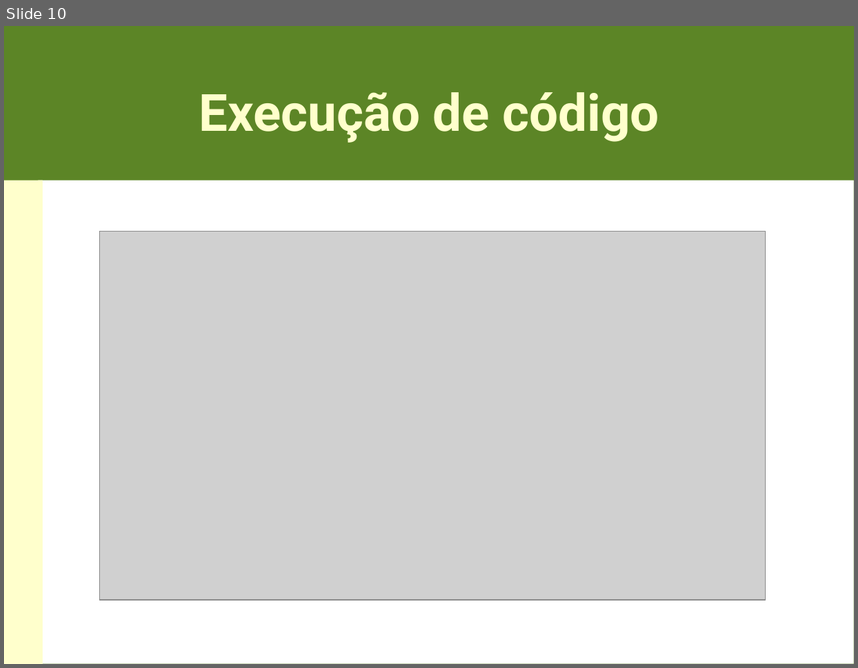
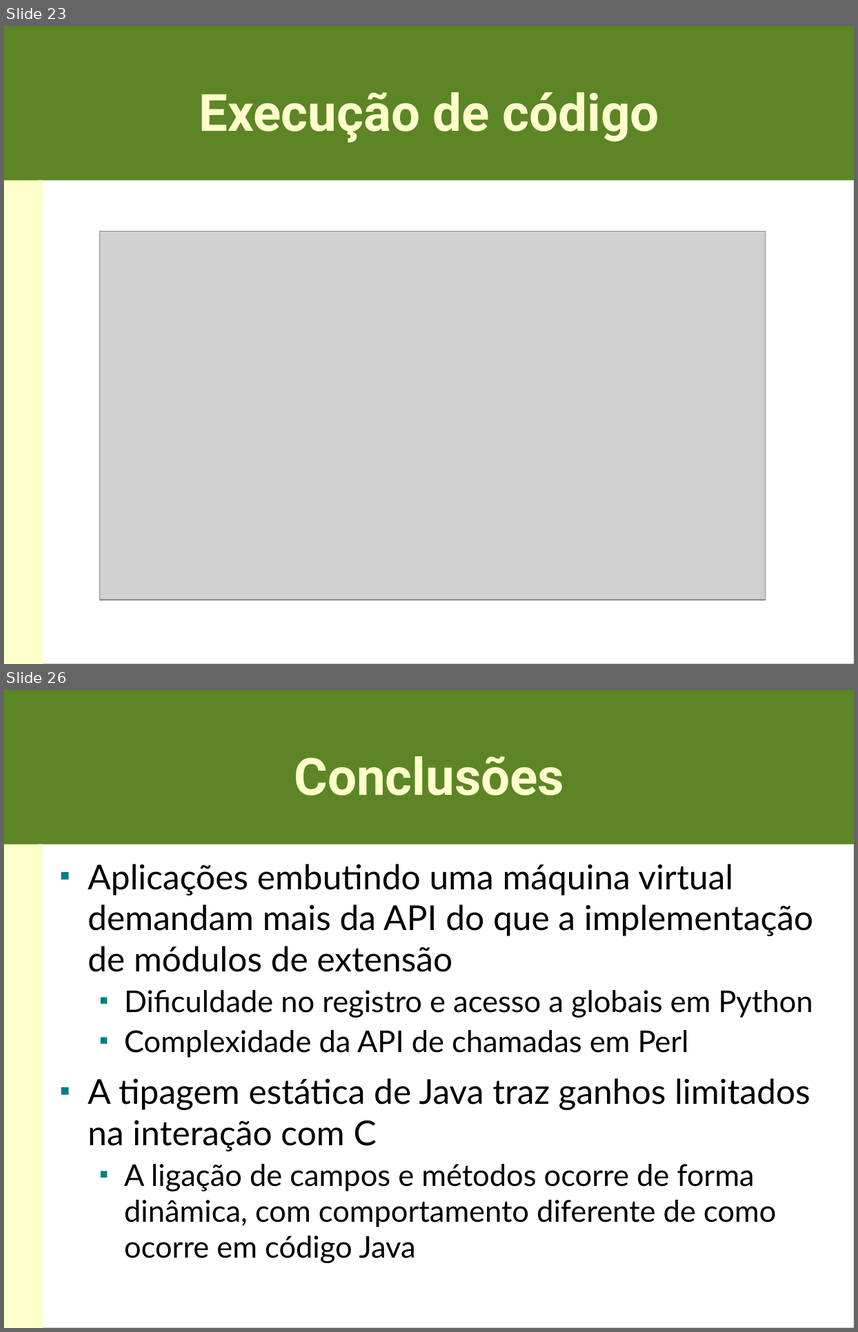
Before and after one commit to hishamhm/libscript, a slide deck: doc/apresentacao.odp. Shown one above the other, each under a label of ours: slide 10 before the commit, slides 23 and 26 after it; the slides between them are not shown. The pictures are 858x668 and 858x1332 pixels, drawn with LibreOffice and Linux fonts; fonts in the diff are those of the drawing; grey boxes stand for pictures. Boxes give left, top, right and bottom in pixels: in the first picture for what was removed or moved away, otherwise in the second. Text is boxed around its words. In the diff, an @@ line names an element or a change of style, - is before the commit and + after.

```diff
--- a/doc/apresentacao.odp
+++ b/doc/apresentacao.odp
@@ slide 26 added at [4,690,854,1328], background #5C8526; not listed: 2 template elements that a slide beside it also shows @@
@@ title added at [294,756,564,796], 48 pt, text #FFFFCC, bold @@
+Conclusões
@@ text added at [87,864,813,1263], 28 pt, text #000000 @@
+■ Aplicações embutindo uma máquina virtual demandam mais da API do que a implementação de módulos de extensão
+  ■ Dificuldade no registro e acesso a globais em Python
+  ■ Complexidade da API de chamadas em Perl
+■ A tipagem estática de Java traz ganhos limitados na interação com C
+  ■ A ligação de campos e métodos ocorre de forma dinâmica, com comportamento diferente de como ocorre em código Java
@@ what was slide 10 is now slide 23 @@
```
Also in this commit, not shown: 6 slides changed, 21 other slides added, 2 slides removed, 1 other file.
